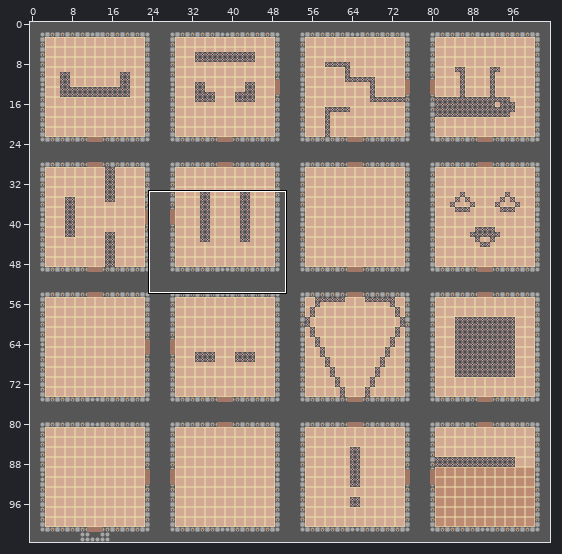
Tiled map, stored at Assets/SuperTiled2Unity/Import/Dungeon 1.tmx. Above: a wide view before the commit, with the close-up outlined.
Close-up. The starting point:
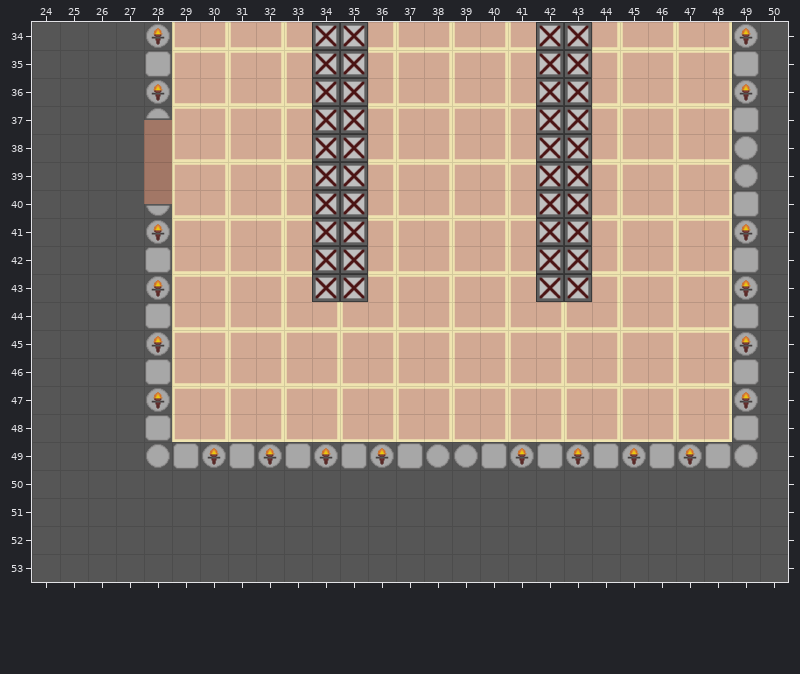
Cells are 100x100 px. Shown: x 24..50, y 34..53. The commit also changed other parts of the map, which this record leaves out.
Once edited:
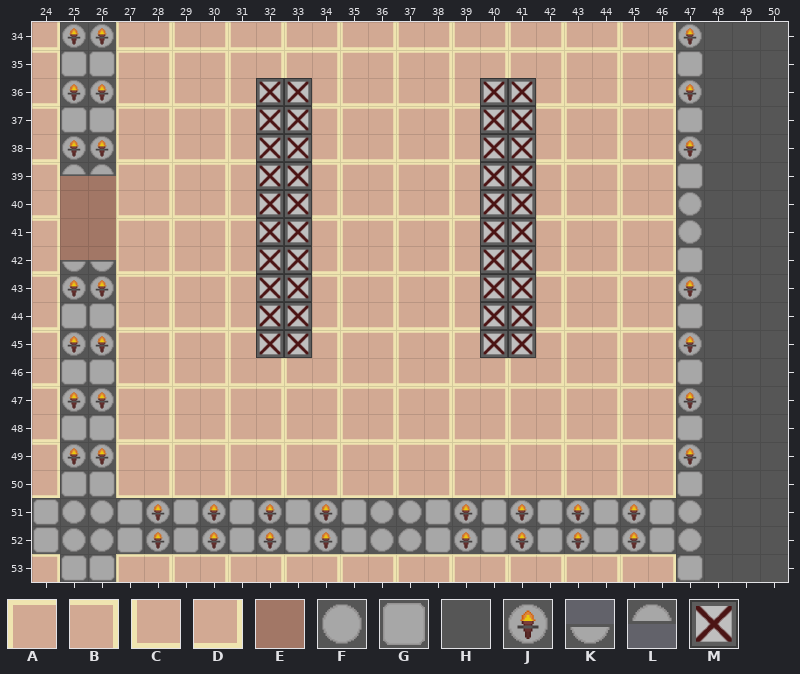
Key: from "Tileset1": A 94, B 95, C 109, D 110, E 111, F 165, G 166, H 167, J 180, K 183, L 197, M 226.
_ is an empty cell, # one hidden under a higher layer, . an unchanged one.
The exact change:
--- layer "Floor"
@@ x 24..48 @@
-34 #..##..................CD
-35 #..##..................AB
-36 #..##..................CD
-37 #..#E..................AB
-38 #..#E..................CD
-39 #..#E..................AB
-40 #..#E..................CD
-41 #..##..................AB
-42 #..##..................CD
-43 #..##..................AB
-44 #..##..................CD
-45 #..##..................AB
-46 #..##..................CD
-47 #..##..................AB
-48 #..##..................CD
-49 #..####################..
-50 #..####################..
+34 D..CD..................#_
+35 B..AB..................#_
+36 D..CD..................#_
+37 B..AB..................#_
+38 D..CD..................#_
+39 B..AB..................#_
+40 D..CD..................#_
+41 B..AB..................#_
+42 D..CD..................#_
+43 B..AB..................#_
+44 D..CD..................#_
+45 B..AB..................#_
+46 D..CD..................#_
+47 B..AB..................#_
+48 D..CD..................#_
+49 B..ABABABABABABABABABAB..
+50 D..CDCDCDCDCDCDCDCDCDCD..
@@ x 24..46 @@
-53 #..####################
+53 B..ABABABABABABABABABAB
--- layer "Walls"
@@ x 24..49 @@
-34 HHHHJ.....MM......MM...__J
-35 HHHHG.....MM......MM...__G
-36 HHHHJ...__MM....__MM...__J
-37 HHHHL...__MM....__MM...__G
-38 HHHH....__MM....__MM...__F
-39 HHHH....__MM....__MM...__F
-40 HHHHK...__MM....__MM...__G
-41 HHHHJ...__MM....__MM...__J
-42 HHHHG...__MM....__MM...__G
-43 HHHHJ...__MM....__MM...__J
-44 HHHHG...__......__.....__G
-45 HHHHJ...__......__.....__J
-46 HHHHG..................__G
-47 HHHHJ..................__J
-48 HHHHG..................__G
-49 HHHHFGJGJGJGJGFFGJGJGJG.GF
-50 HHHHHHHHHHHHHHHHHHHHHHHH..
-51 HHHHHHHHHHHHHHHHHHHHHHHH..
-52 HHHHHHHHHHHHHHHHHHHHHHHH..
-53 HHHHHHHHHHHHHHHHHHHHHHHH..
+34 _JJ__.....__......__...JHH
+35 _GG__.....__......__...GHH
+36 _JJ__...MM__....MM__...JHH
+37 _GG__...MM__....MM__...GHH
+38 _JJ_....MM__....MM__...JHH
+39 _LL_....MM__....MM__...GHH
+40 _____...MM__....MM__...FHH
+41 _____...MM__....MM__...FHH
+42 _KK__...MM__....MM__...GHH
+43 _JJ__...MM__....MM__...JHH
+44 _GG__...MM......MM.....GHH
+45 _JJ__...MM......MM.....JHH
+46 _GG__..................GHH
+47 _JJ__..................JHH
+48 _GG__..................GHH
+49 _JJ____________________.HH
+50 _GG____________________G..
+51 GFFGJGJGJGJGFFGJGJGJGJGF..
+52 GFFGJGJGJGJGFFGJGJGJGJGF..
+53 _GG____________________G..
Pixel boxes of the changes (left, top, right, bottom) in both close-ups:
changed: (32, 22, 759, 582)
